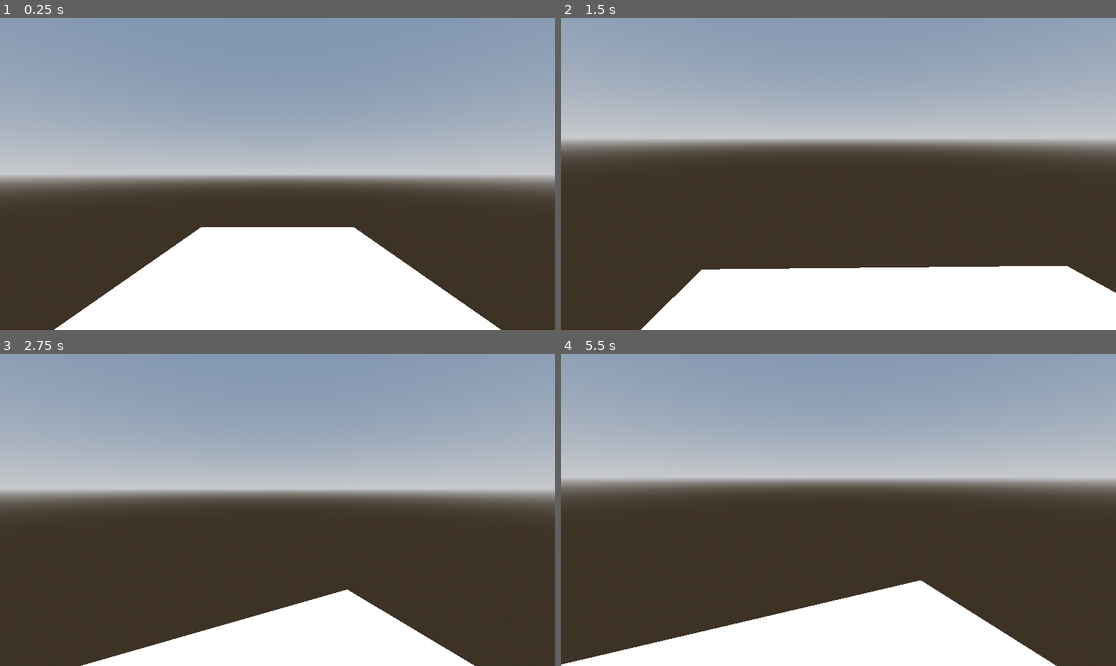
Above: before the commit, frames 1-4 (two rows, left to right).
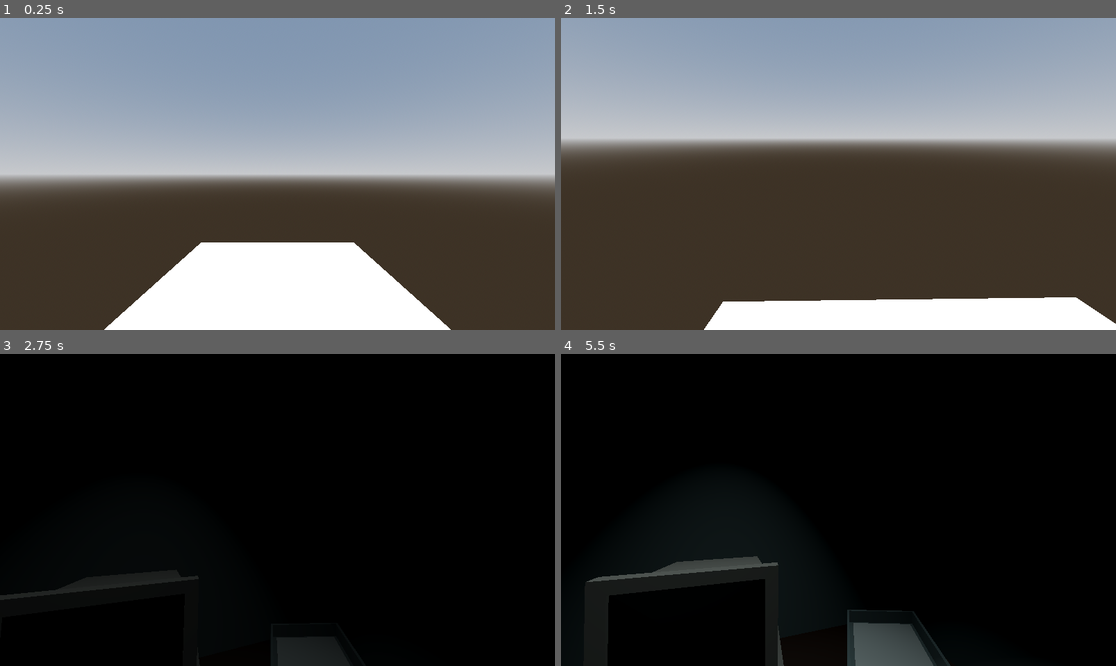
Above: after the commit, the same moments.

Repository: triangle-int/inner-inhabited
Game: Godot game, scene res://scenes/fpv/test_raft.tscn
Same seed, same stepped clock (60 frames per second), same inputs: the game is played once before the commit and once after it. This scene is started directly instead of the project's main scene. The engine's default icon, where the game draws it, is replaced by a stand-in: a white triangle on a blue panel in a dark square.
Inputs (mouse positions are in pixels of both pictures, inside the frame that each line leads up to):
- Up to frame 1 (0.25 s): no input
- Up to frame 2 (1.5 s): tap Enter at 0.5 s; move the mouse to (960, 158) at 0.52 s; hold W (move_forward) from 0.53 s (still down); right-click (960, 158) at 0.6 s; click (960, 158) at 0.67 s; tap Space at 0.77 s; move the mouse to (810, 174) at 1.27 s; tap D (delete_node) at 1.35 s
- Up to frame 3 (2.75 s): keep holding W (move_forward); tap Space at 1.52 s; move the mouse to (288, 503) at 2.02 s; press the mouse at (288, 503) at 2.03 s
- Up to frame 4 (5.5 s): keep holding W (move_forward); move the mouse to (832, 516) at 2.77 s; release the mouse at (832, 516) at 2.78 s; tap Enter at 2.85, 4.25 s; tap Space at 3.02, 3.5, 3.77, 4.52 s; move the mouse to (877, 513) at 3.52 s; tap Backspace at 3.6 s; move the mouse to (794, 506) at 4.27 s; tap Delete at 4.35 s; move the mouse to (844, 510) at 5.02 s; right-click (844, 510) at 5.1 s

The runs differ from the first frame. In frame 1, 5.2% of the frame differs, in the area x 9-91%, y 67-100%; in frame 2, 8.8%; in frame 3, 100%, in the area x 0-100%, y 0-100%; in frame 4, 100%.

Commit message:
basic raft sequence

Diff:
--- a/project.godot
+++ b/project.godot
@@ -18,6 +18,7 @@
 [autoload]
 
 SignalSender="*res://scenes/autoloads/signal_sender.tscn"
+LevelSwitcher="*res://scenes/autoloads/level_switcher.tscn"
 
 [debug]
 
--- /dev/null
+++ b/scenes/autoloads/level_switcher.tscn
@@ -0,0 +1,22 @@
+[gd_scene load_steps=4 format=3 uid="uid://dix1fsy2n6tqw"]
+
+[ext_resource type="Script" path="res://scripts/fpv/level_switcher.gd" id="1_3sn3o"]
+[ext_resource type="PackedScene" uid="uid://dac05n7bv4674" path="res://scenes/fpv/main.tscn" id="2_lbmu5"]
+[ext_resource type="PackedScene" uid="uid://bv5b30febt42g" path="res://scenes/fpv/statue.tscn" id="3_qemf4"]
+
+[node name="LevelSwitcher" type="Node" node_paths=PackedStringArray("fade")]
+script = ExtResource("1_3sn3o")
+main_level = ExtResource("2_lbmu5")
+statue_level = ExtResource("3_qemf4")
+fade = NodePath("CanvasLayer/ColorRect")
+fade_time = 2.0
+
+[node name="CanvasLayer" type="CanvasLayer" parent="."]
+
+[node name="ColorRect" type="ColorRect" parent="CanvasLayer"]
+anchors_preset = 15
+anchor_right = 1.0
+anchor_bottom = 1.0
+grow_horizontal = 2
+grow_vertical = 2
+color = Color(0, 0, 0, 0)
--- /dev/null
+++ b/scenes/fpv/environment/moving_statue.tscn
@@ -0,0 +1,11 @@
+[gd_scene load_steps=3 format=3 uid="uid://cbmrhykpnpl4y"]
+
+[ext_resource type="PackedScene" uid="uid://tbo3ngsdt67g" path="res://scenes/fpv/environment/statue.tscn" id="1_pdoeu"]
+[ext_resource type="Script" path="res://scripts/fpv/player_follow.gd" id="1_xhnn6"]
+
+[node name="MovingStatue" type="Node3D"]
+script = ExtResource("1_xhnn6")
+axis = Vector3(1, 0, 0)
+limit = 10.0
+
+[node name="Statue" parent="." instance=ExtResource("1_pdoeu")]
--- a/scenes/fpv/environment/entrance.tscn
+++ b/scenes/fpv/environment/statue.tscn
@@ -1,14 +1,9 @@
-[gd_scene load_steps=3 format=3 uid="uid://tbo3ngsdt67g"]
-
-[ext_resource type="Script" path="res://scripts/fpv/player_follow.gd" id="1_k4df6"]
+[gd_scene load_steps=2 format=3 uid="uid://tbo3ngsdt67g"]
 
 [sub_resource type="BoxMesh" id="BoxMesh_ff1v8"]
 size = Vector3(1, 2, 1)
 
-[node name="Entrance" type="Node3D"]
-script = ExtResource("1_k4df6")
-axis = Vector3(1, 0, 0)
-limit = 20.0
+[node name="Statue" type="Node3D"]
 
 [node name="MeshInstance3D" type="MeshInstance3D" parent="."]
 transform = Transform3D(1, 0, 0, 0, 1, 0, 0, 0, 1, 0, 1, 0)
--- /dev/null
+++ b/scenes/fpv/environment/world_environment.tscn
@@ -0,0 +1,10 @@
+[gd_scene load_steps=2 format=3 uid="uid://c347rww62mav5"]
+
+[sub_resource type="Environment" id="Environment_4y65x"]
+background_energy_multiplier = 0.0
+fog_enabled = true
+fog_light_color = Color(0, 0, 0, 1)
+fog_density = 0.2
+
+[node name="WorldEnvironment" type="WorldEnvironment"]
+environment = SubResource("Environment_4y65x")
--- a/scenes/fpv/main.tscn
+++ b/scenes/fpv/main.tscn
@@ -3,18 +3,12 @@
 [ext_resource type="Script" path="res://scripts/fpv/player_snap.gd" id="1_4eyri"]
 [ext_resource type="PackedScene" uid="uid://caicjo8jm4mf0" path="res://scenes/fpv/player.tscn" id="1_7os2t"]
 [ext_resource type="PackedScene" uid="uid://dnbtdc0lrydsl" path="res://scenes/fpv/environment/office_cells.tscn" id="1_aqs1o"]
-[ext_resource type="PackedScene" uid="uid://tbo3ngsdt67g" path="res://scenes/fpv/environment/entrance.tscn" id="4_yx6w5"]
-
-[sub_resource type="Environment" id="Environment_4y65x"]
-background_energy_multiplier = 0.0
-fog_enabled = true
-fog_light_color = Color(0, 0, 0, 1)
-fog_density = 0.2
+[ext_resource type="PackedScene" uid="uid://c347rww62mav5" path="res://scenes/fpv/environment/world_environment.tscn" id="1_ayi28"]
+[ext_resource type="PackedScene" uid="uid://cbmrhykpnpl4y" path="res://scenes/fpv/environment/moving_statue.tscn" id="5_5uogj"]
 
 [node name="Main" type="Node3D"]
 
-[node name="WorldEnvironment" type="WorldEnvironment" parent="."]
-environment = SubResource("Environment_4y65x")
+[node name="WorldEnvironment" parent="." instance=ExtResource("1_ayi28")]
 
 [node name="PlayerSnap" type="Node3D" parent="." node_paths=PackedStringArray("player")]
 script = ExtResource("1_4eyri")
@@ -31,5 +25,5 @@
 [node name="OfficeCells2" parent="." instance=ExtResource("1_aqs1o")]
 transform = Transform3D(1, 0, 0, 0, 1, 0, 0, 0, 1, 10, 0, 0)
 
-[node name="Entrance" parent="." node_paths=PackedStringArray("player") instance=ExtResource("4_yx6w5")]
+[node name="MovingStatue" parent="." node_paths=PackedStringArray("player") instance=ExtResource("5_5uogj")]
 player = NodePath("../PlayerSnap/Player")
--- a/scenes/fpv/raft.tscn
+++ b/scenes/fpv/raft.tscn
@@ -6,16 +6,22 @@
 size = Vector3(5, 1, 5)
 
 [sub_resource type="BoxShape3D" id="BoxShape3D_6ldfe"]
-size = Vector3(5, 3, 5)
+size = Vector3(5, 2, 5)
 
 [node name="Raft" type="Node3D"]
 script = ExtResource("1_yqj3c")
 
 [node name="MeshInstance3D" type="MeshInstance3D" parent="."]
+transform = Transform3D(1, 0, 0, 0, 1, 0, 0, 0, 1, 0, -0.5, 0)
 mesh = SubResource("BoxMesh_jx5xp")
 
 [node name="Area3D" type="Area3D" parent="."]
 
 [node name="CollisionShape3D" type="CollisionShape3D" parent="Area3D"]
-transform = Transform3D(1, 0, 0, 0, 1, 0, 0, 0, 1, 0, 1.00535, 0)
+transform = Transform3D(1, 0, 0, 0, 1, 0, 0, 0, 1, 0, 1, 0)
 shape = SubResource("BoxShape3D_6ldfe")
+
+[node name="SpotLight3D" type="SpotLight3D" parent="."]
+transform = Transform3D(1, 0, 0, 0, -4.37114e-08, 1, 0, -1, -4.37114e-08, 0, 4, 0)
+
+[connection signal="body_entered" from="Area3D" to="." method="_on_area_3d_body_entered"]
--- /dev/null
+++ b/scenes/fpv/statue.tscn
@@ -0,0 +1,20 @@
+[gd_scene load_steps=5 format=3 uid="uid://bv5b30febt42g"]
+
+[ext_resource type="PackedScene" uid="uid://c347rww62mav5" path="res://scenes/fpv/environment/world_environment.tscn" id="1_47cms"]
+[ext_resource type="PackedScene" uid="uid://tbo3ngsdt67g" path="res://scenes/fpv/environment/statue.tscn" id="2_lvmxh"]
+[ext_resource type="PackedScene" uid="uid://caicjo8jm4mf0" path="res://scenes/fpv/player.tscn" id="3_hlouc"]
+[ext_resource type="PackedScene" uid="uid://b871gg0ul24w0" path="res://scenes/fpv/raft.tscn" id="4_7ikju"]
+
+[node name="Statue" type="Node3D"]
+
+[node name="WorldEnvironment" parent="." instance=ExtResource("1_47cms")]
+
+[node name="Statue" parent="." instance=ExtResource("2_lvmxh")]
+
+[node name="Player" parent="." instance=ExtResource("3_hlouc")]
+transform = Transform3D(1, 0, 0, 0, 1, 0, 0, 0, 1, 0, 0, -6)
+
+[node name="Raft" parent="." instance=ExtResource("4_7ikju")]
+transform = Transform3D(1, 0, 0, 0, 1, 0, 0, 0, 1, 0, 0, 3)
+tween_time = 2.0
+offset = Vector3(0, 0, -10)
--- /dev/null
+++ b/scripts/fpv/level_switcher.gd
@@ -0,0 +1,32 @@
+extends Node
+
+@export var main_level: PackedScene
+@export var statue_level: PackedScene
+@export var fade: ColorRect
+@export var fade_time: float
+
+var _need_rotate: bool
+var _old_player_rotation: Vector3
+var _old_player_head_rotation: Vector3
+
+
+func rotate_to_match_old(new_player: Player) -> void:
+	if not _need_rotate:
+		return
+
+	_need_rotate = false
+	new_player.rotation = _old_player_rotation
+	new_player.head.rotation = _old_player_head_rotation
+
+
+func switch_to_statue(player: Player) -> void:
+	_need_rotate = true
+	_old_player_rotation = player.rotation
+	_old_player_head_rotation = player.head.rotation
+	get_tree().change_scene_to_packed(statue_level)
+
+
+func switch_to_main() -> void:
+	fade.color = Color.BLACK
+	get_tree().create_tween().tween_property(fade, "color", Color(0, 0, 0, 0), fade_time)
+	get_tree().change_scene_to_packed(main_level)
--- a/scripts/fpv/player.gd
+++ b/scripts/fpv/player.gd
@@ -1,16 +1,22 @@
 class_name Player
+extends CharacterBody3D
 
-extends CharacterBody3D
+signal entered_raft
 
 @export var movement_speed := 5.0
 @export var rotation_speed := 0.005
 @export var min_rotation_angle := -60.0
 @export var max_rotation_angle := 60.0
-@export var on_raft := false
 @export var slide_time := 1.0
 
 @onready var head: Node3D = $Head
 @onready var camera: Camera3D = $Head/Camera3D
+
+var on_raft := false
+
+
+func _ready() -> void:
+	LevelSwitcher.rotate_to_match_old(self)
 
 
 func _input(event: InputEvent) -> void:
@@ -21,17 +27,20 @@
 
 	if Input.get_mouse_mode() == Input.MOUSE_MODE_CAPTURED and event is InputEventMouseMotion:
 		rotate_y(-event.relative.x * rotation_speed)
-		head.rotate_x(-event.relative.y * rotation_speed)
 		head.rotation.x = clamp(
-			head.rotation.x, deg_to_rad(min_rotation_angle), deg_to_rad(max_rotation_angle)
+			head.rotation.x - event.relative.y * rotation_speed,
+			deg_to_rad(min_rotation_angle),
+			deg_to_rad(max_rotation_angle)
 		)
 
 
 func _physics_process(_delta: float) -> void:
-	if on_raft == true:
+	if on_raft:
 		return
+
 	var input_dir := Input.get_vector("move_left", "move_right", "move_forward", "move_back")
-	var direction: Vector3 = (transform.basis * Vector3(input_dir.x, 0, input_dir.y)).normalized()
+	var direction := (transform.basis * Vector3(input_dir.x, 0, input_dir.y)).normalized()
+
 	velocity.x = direction.x * movement_speed
 	velocity.z = direction.z * movement_speed
 	move_and_slide()
@@ -39,9 +48,13 @@
 
 func attach_to_raft(raft: Node3D) -> void:
 	on_raft = true
+	var final_position := Vector3(raft.global_position.x, position.y, raft.global_position.z)
+
 	var tween := create_tween()
-	var final_position := Vector3(raft.position.x, position.y, raft.position.z)
-	tween.tween_property(self, "position", final_position, slide_time)
+	tween.tween_property(self, "global_position", final_position, slide_time)
+
+	await tween.finished
+	entered_raft.emit()
 
 
 func is_moving() -> bool:
--- a/scripts/fpv/player_follow.gd
+++ b/scripts/fpv/player_follow.gd
@@ -1,3 +1,4 @@
+class_name Statue
 extends Node3D
 
 @export var player: Node3D
@@ -16,8 +17,12 @@
 func _physics_process(_delta: float) -> void:
 	var axis2 := Vector3.UP.cross(axis)
 	var player_offset := player.position - _initial_player_position
-	position = (
-		_initial_position
-		+ axis * player_offset.dot(axis)
-		+ axis2 * clamp(player_offset.dot(axis2), -limit, limit)
-	)
+
+	var axis_proj := player_offset.dot(axis)
+	var axis2_proj := player_offset.dot(axis2)
+
+	if axis2_proj >= limit || axis2_proj <= -limit:
+		LevelSwitcher.switch_to_statue(player)
+		return
+
+	position = _initial_position + axis * axis_proj + axis2 * axis2_proj
--- a/scripts/fpv/raft.gd
+++ b/scripts/fpv/raft.gd
@@ -1,11 +1,24 @@
 extends Node3D
 
-@onready var hitbox: Area3D = $Area3D
-@onready var player: Node3D = $"../Player"
+@export var tween_time: float
+@export var offset: Vector3
+
+var _player: Player
 
 
-func _process(delta: float) -> void:
-	var overlapping_bodies := hitbox.get_overlapping_bodies()
-	for body in overlapping_bodies:
-		if body is Player:
-			body.attach_to_raft(self)
+func _on_area_3d_body_entered(body: Node3D) -> void:
+	if not body is Player:
+		return
+
+	_player = body as Player
+	_player.entered_raft.connect(_on_player_entered_raft)
+	_player.attach_to_raft(self)
+
+
+func _on_player_entered_raft() -> void:
+	var tween := get_tree().create_tween()
+	tween.tween_property(_player, "position", _player.position + offset, tween_time)
+	tween.parallel().tween_property(self, "position", position + offset, tween_time)
+
+	await tween.finished
+	LevelSwitcher.switch_to_main()
